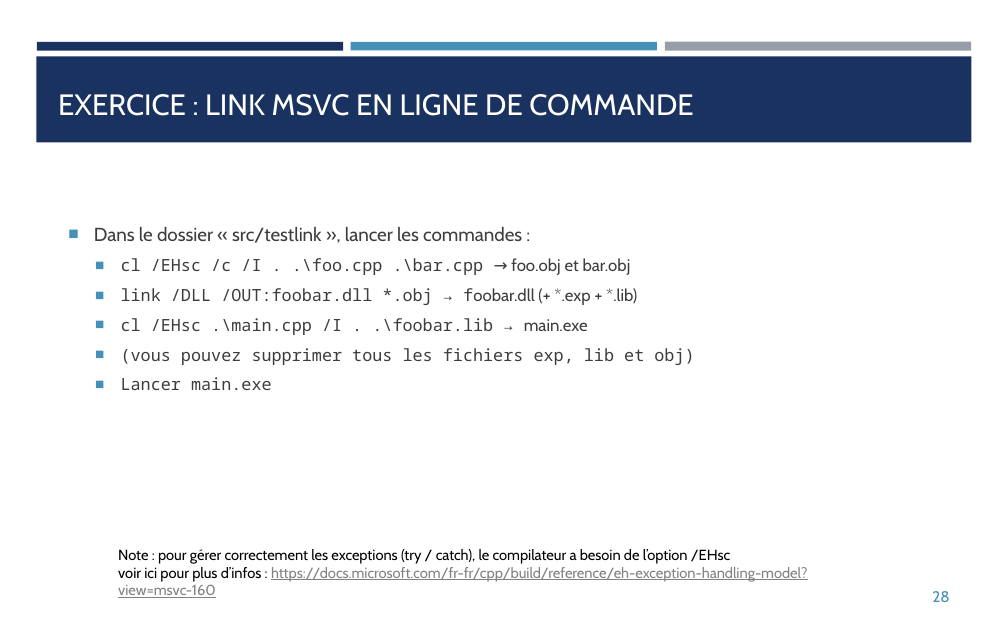
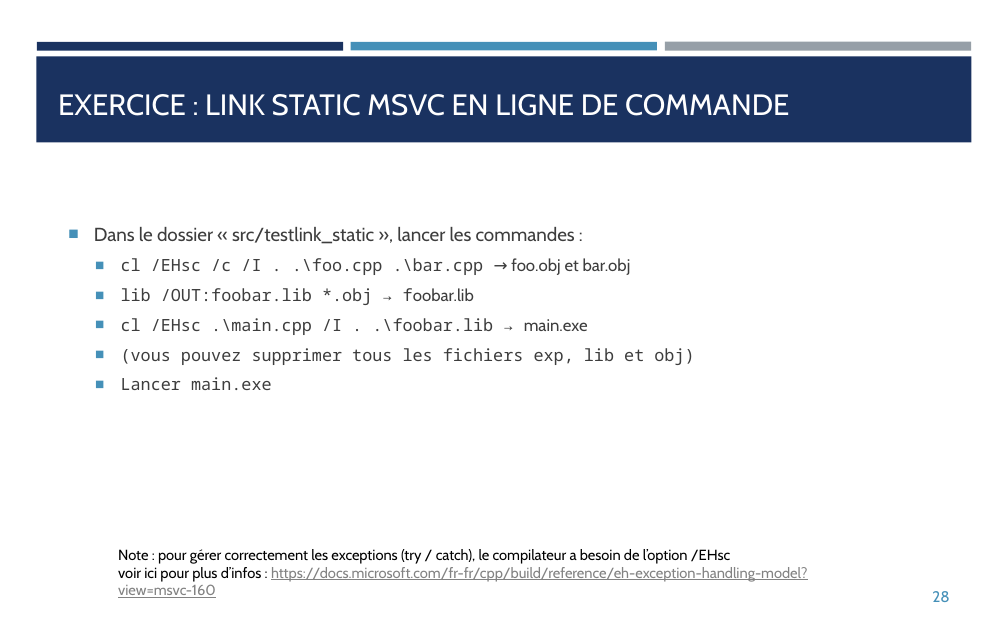
Before and after one commit to franckginguene/cpp_scalian, a slide deck: slide 28 of diapos/CPP_matin.pptx. Drawn at 1008x630 pixels with LibreOffice and Linux fonts; fonts in the diff are those of the drawing. Boxes give left, top, right and bottom in pixels: in the first picture for what was removed or moved away, otherwise in the second. Text is boxed around its words. In the diff, an @@ line names an element or a change of style, - is before the commit and + after.

```diff
--- a/diapos/CPP_matin.pptx
+++ b/diapos/CPP_matin.pptx
@@ title at <box>58,94,789,116</box>: text changed @@
-EXERCICE : LINK MSVC EN LIGNE DE COMMANDE
+EXERCICE : LINK STATIC MSVC EN LIGNE DE COMMANDE
@@ text at <box>94,227,575,244</box>: text changed @@
-■ Dans le dossier « src/testlink », lancer les commandes :
+■ Dans le dossier « src/testlink_static », lancer les commandes :
@@ text at <box>121,288,474,305</box>: text changed @@
-  ■ link /DLL /OUT:foobar.dll *.obj → foobar.dll (+ *.exp + *.lib)
+  ■ lib /OUT:foobar.lib *.obj → foobar.lib
```
Also in this commit, not shown: 7 slides added.
